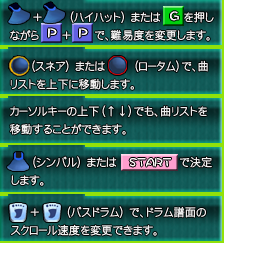
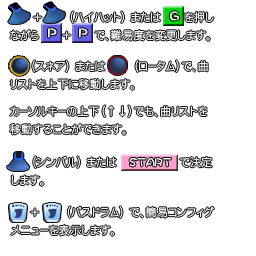
Layers edited between the first and the second 256px x 256px image:
renamed "＋ （バスドラム） で、ドラム譜面の スクロール速度を変更できます。" to "＋ （バスドラム） で、簡易コンフィグ メニューを表示します。", painted on it over <box>11,206,214,236</box>
hid "背景" over <box>0,0,224,243</box>
